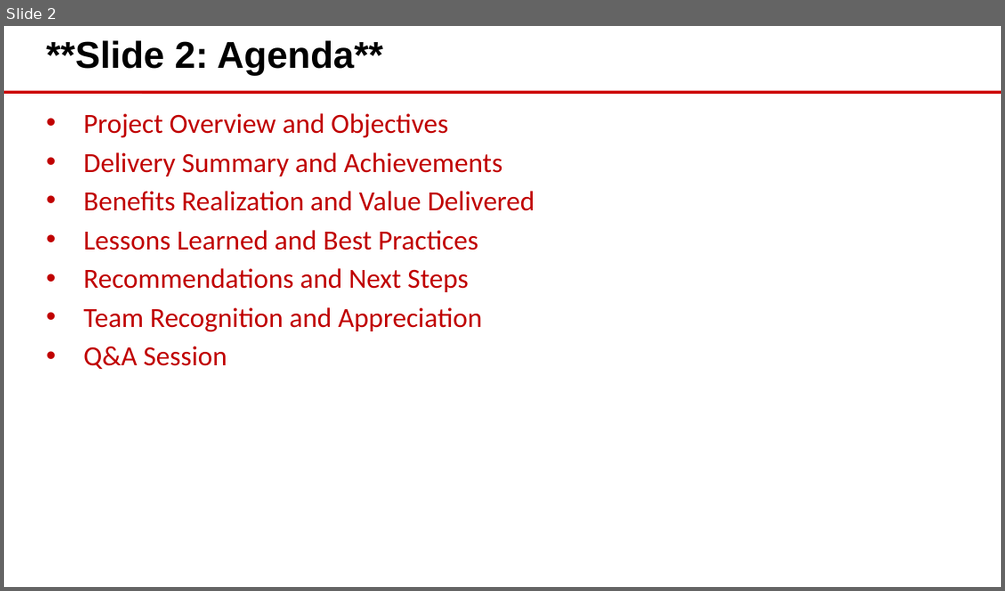
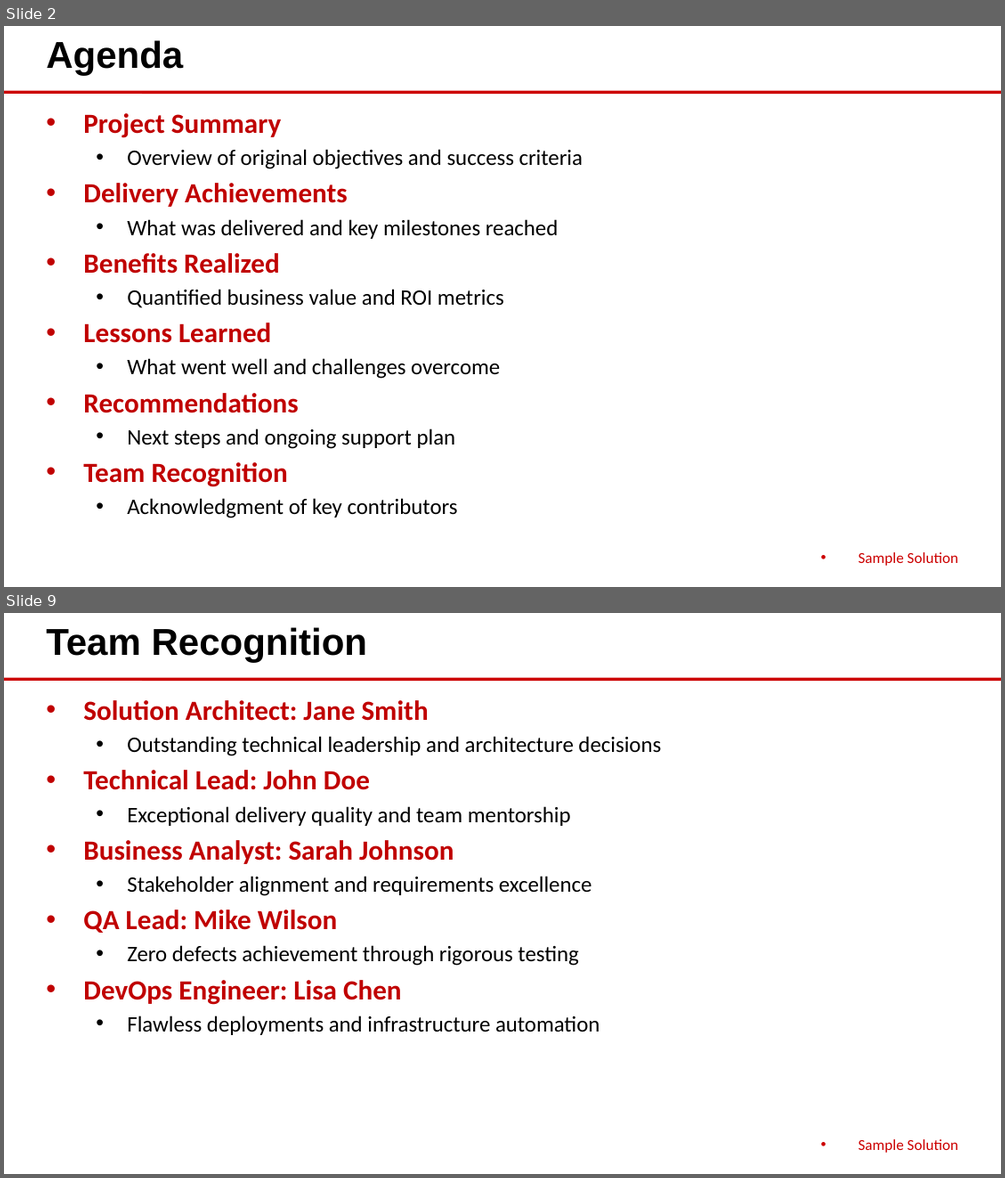
Before and after one commit to eoframework/solutions, a slide deck: solution-template/sample-provider/sample-category/sample-solution/delivery/closeout-presentation.pptx. Shown one above the other, each under a label of ours: slide 2 before the commit, slides 2 and 9 after it; the slides between them are not shown. The pictures are 1005x591 and 1005x1178 pixels, drawn with LibreOffice and Linux fonts; fonts in the diff are those of the drawing; background and template pictures are left out. Boxes give left, top, right and bottom in pixels: in the first picture for what was removed or moved away, otherwise in the second. Text is boxed around its words. In the diff, an @@ line names an element or a change of style, - is before the commit and + after.

Commit message:
Update solution-template with consolidated delivery structure
- Update detailed-design.md with universal 10-section structure
- Add contextual intro text to all sections before tables/bullets/diagrams
- Consolidate legacy files into project-plan.csv and implementation-guide.md:
  - roles.csv → RACI Matrix section in project-plan.csv
  - communication-plan.csv → Communications Plan section in project-plan.csv
  - training-plan.csv → Training Program section in implementation-guide.md
- Remove requirements.csv (belongs in presales SOW)
- Regenerate all Office files with updated converters
- Update delivery README with new structure reference

```diff
--- a/solution-template/sample-provider/sample-category/sample-solution/delivery/closeout-presentation.pptx
+++ b/solution-template/sample-provider/sample-category/sample-solution/delivery/closeout-presentation.pptx
@@ slide 9 added at (x1=4, y1=613, x2=1001, y2=1174), background #FFFFFF; not listed: 1 template element that a slide beside it also shows @@
@@ text added at (x1=46, y1=627, x2=367, y2=663), 27 pt, text #000000, bold @@
+Team Recognition
@@ text added at (x1=83, y1=700, x2=661, y2=1035), 16 pt, text #000000 @@
+• Solution Architect: Jane Smith
+  • Outstanding technical leadership and architecture decisions
+• Technical Lead: John Doe
+  • Exceptional delivery quality and team mentorship
+• Business Analyst: Sarah Johnson
+  • Stakeholder alignment and requirements excellence
+• QA Lead: Mike Wilson
+  • Zero defects achievement through rigorous testing
+• DevOps Engineer: Lisa Chen
+  • Flawless deployments and infrastructure automation
@@ text added at (x1=858, y1=1139, x2=958, y2=1152), 11 pt, text #CC0000 @@
+• Sample Solution
@@ slide 2 changed as well @@
@@ text at (x1=46, y1=40, x2=183, y2=76): text changed @@
-**Slide 2: Agenda**
+Agenda
@@ text at (x1=83, y1=113, x2=582, y2=518): text changed; size 20 to 16 pt; text colour #C00000 to #000000 @@
-• Project Overview and Objectives
-• Delivery Summary and Achievements
-• Benefits Realization and Value Delivered
-• Lessons Learned and Best Practices
-• Recommendations and Next Steps
-• Team Recognition and Appreciation
-• Q&A Session
+• Project Summary
+  • Overview of original objectives and success criteria
+• Delivery Achievements
+  • What was delivered and key milestones reached
+• Benefits Realized
+  • Quantified business value and ROI metrics
+• Lessons Learned
+  • What went well and challenges overcome
+• Recommendations
+  • Next steps and ongoing support plan
+• Team Recognition
+  • Acknowledgment of key contributors
@@ text added at (x1=858, y1=552, x2=958, y2=565), 11 pt, text #CC0000 @@
+• Sample Solution
```
Also in this commit, not shown: 1 other slide changed, 8 other slides added, 34 slides removed, 20 other files.
